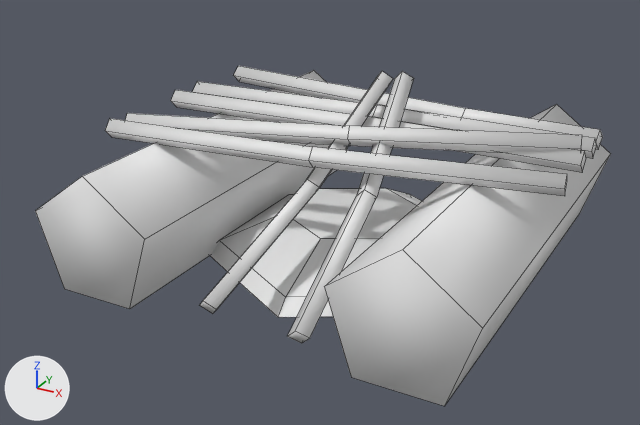
Two versions of the FBX model Assets/Models/CampFire.fbx, one commit apart.
One viewpoint serves both versions: a 50 mm camera at (2.41, -4.86, 2.63) aimed at (-0.09, -0.32, 0.36). The axes (+X, +Y, +Z) are drawn at lower left. The lights are the same throughout. Mesh edges are drawn as thin lines. Where no turn or scale is listed for an object, it has been applied to the vertices.

The older version as bpy lines, for what is in view:
```python
me_cylinder = bpy.data.meshes.new('Cylinder')
me_cylinder.from_pydata(...)  # 122 vertices, 97 faces; spans x -1.49..1.44, y -1.39..1.36, z -0.03..1.18
ob_cylinder = bpy.data.objects.new('Cylinder', me_cylinder)
ob_cylinder.location = (0.0, 0.0, 0.0)
```
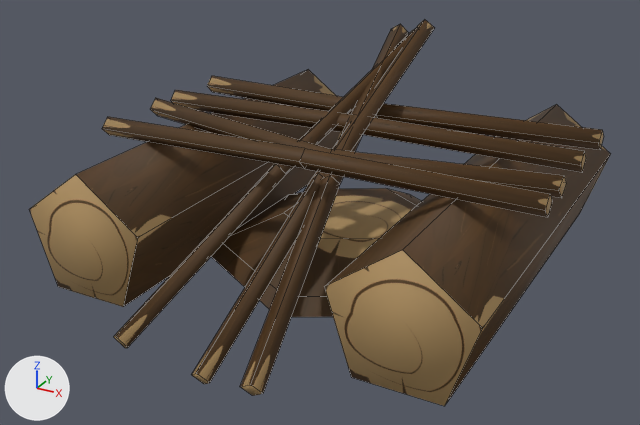
Edits to the bpy script that builds the scene:
```text
Add img_woodwtop_jpg:
    img_woodwtop_jpg = load_image('WoodwTop.jpg', '../Textures/WoodwTop.jpg', 1296, 1296, 'sRGB')
Add mat_material:
    mat_material = principled_material('Material')
    mat_material.texture = img_woodwtop_jpg
    mat_material.roughness = 0.69
Change me_cylinder:
    used by ob_cylinder; location = (0.0, 0.0, 0.0)
    remove me_cylinder.from_pydata(...)  # 122 vertices, 97 faces; spans x -1.49..1.44, y -1.39..1.36, z -0.03..1.18
    add me_cylinder.from_pydata(...)  # 122 vertices, 97 faces; spans x -1.54..1.44, y -1.7..1.36, z -0.16..1.41
    me_cylinder part 1: a new loose piece, a 5-sided cylinder along y spanning x -1.54..-0.7, y -1.36..1.36, z -0.02..0.78, in mat_material (picture img_woodwtop_jpg)
    me_cylinder part 2: the loose piece of 12 vertices spanning x -1.44..1.44, y 0.2..0.37, z 0.77..0.94 is multiplied about its middle by the matrix ((-0.122, -0.966, 0.228), (0.88, -0.212, -0.426), (0.459, 0.149, 0.876)), then moved by (0.06, -0.71, -0.22), in mat_material (picture img_woodwtop_jpg)
    me_cylinder part 3: the loose piece of 12 vertices spanning x -1.44..1.44, y -0.06..0.11, z 0.77..0.94 is copied, and the copy is multiplied about its middle by the matrix ((0.072, -0.997, 0.0), (0.864, 0.062, -0.5), (0.498, 0.036, 0.866)), then moved by (-0.01, -0.45, -0.22), in mat_material (picture img_woodwtop_jpg); it spans x -0.15..0.18, y -1.69..0.84, z -0.16..1.41
    me_cylinder part 4: the loose piece of 12 vertices spanning x -1.44..1.44, y -0.06..0.11, z 0.77..0.94 is copied, and the copy is moved by (0.0, -0.71, 0.0), in mat_material (picture img_woodwtop_jpg); it spans x -1.44..1.44, y -0.78..-0.61, z 0.77..0.94
    me_cylinder part 5: the loose piece of 12 vertices spanning x -0.3..0.12, y -1.39..0.33, z 0.09..1.16 is rebuilt with 12 vertices and now spans x -0.71..0.13, y -1.67..0.82, z -0.1..1.36, in mat_material (picture img_woodwtop_jpg)
    me_cylinder part 6: the loose piece of 12 vertices spanning x -1.43..1.43, y 0.37..0.85, z 0.77..0.94 is rebuilt with 12 vertices and now spans x -1.44..1.44, y 0.29..0.5, z 0.77..0.94, in mat_material (picture img_woodwtop_jpg)
    me_cylinder part 7
    42 vertices are removed from x -1.49..1.43, y -1.39..1.36, z -0.02..1.18
    37 faces are deleted
    4 vertices move from x 0.27..0.4, y -0.56..-0.5, z 0.58..0.69 to x 0.0, y -0.4..-0.27, z 0.68..0.8
    8 vertices are added at x -1.44..1.44, y -0.49..-0.16, z 0.77..0.94
    10 new faces join them
    me_cylinder part 8: 30 faces spanning x -1.44..1.44, y -1.36..1.36, z -0.03..0.94 switch from no material to mat_material (picture img_woodwtop_jpg)
```

Where the change shows, as pixel boxes [x1, y1, x2, y2] in the pictures (640 x 425 px; the box of a moved part takes in the faces that stretch with it):
'Cylinder', reshaped (13% taller): before [35, 66, 611, 406]; after [29, 20, 611, 406]
part 1 of me_cylinder, added (brown): after [29, 69, 342, 307]
part 2 of me_cylinder, moved or reshaped: before [193, 81, 597, 159]; after [240, 24, 408, 396]
part 3 of me_cylinder, added (brown): after [191, 20, 435, 384]
part 4 of me_cylinder, added (brown): after [102, 117, 552, 217]
part 5 of me_cylinder, rebuilt (57% wider, 32% taller): before [200, 71, 393, 314]; after [114, 28, 417, 348]
part 6 of me_cylinder, rebuilt (8% wider, 12% shorter): before [234, 66, 603, 150]; after [207, 76, 604, 150]
part 7 of me_cylinder, cut back: before [35, 70, 582, 343]; after [150, 98, 567, 198]
part 8 of me_cylinder, recoloured (grey to brown): [171, 90, 611, 406] in both
